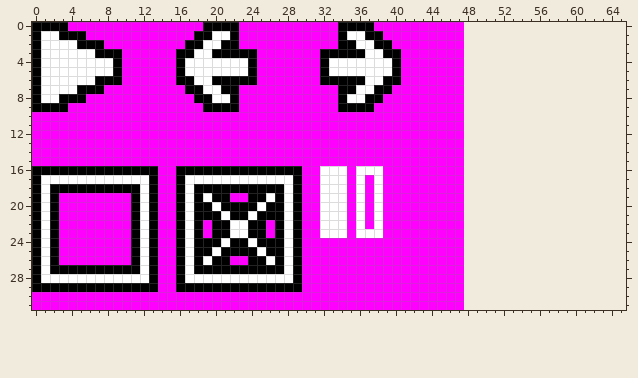
File history of a sprite sheet, graphics/menu/menu_elements.png. The picture above is the old version.
The file is 48x32 pixels. The old version is drawn lined up with the new one, on the new canvas.
And afterwards:
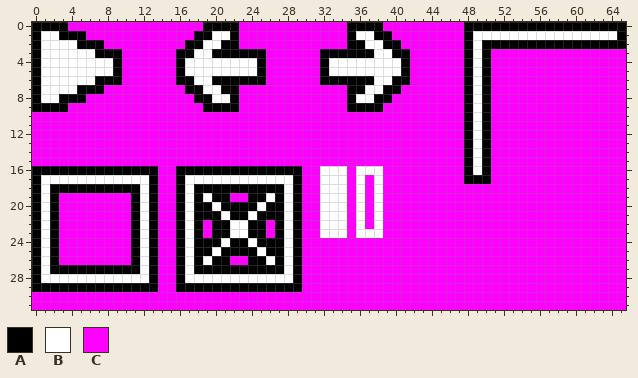
Palette (. is transparent): A #000000  B #ffffff  C #ff00ff
Edits made:
{"change": "canvas 48x32 -> 66x32"}
{"y":0,"x":34,"old":"A","new":"C"}
{"y":0,"x":38,"old":"C","new":"A"}
{"y":0,"x":48,"old":"..................","new":"AAAAAAAAAAAAAAAAAA"}
{"y":1,"x":34,"old":"AB","new":"CA"}
{"y":1,"x":37,"old":"A","new":"B"}
{"y":1,"x":39,"old":"C","new":"A"}
{"y":1,"x":48,"old":"..................","new":"ABBBBBBBBBBBBBBBBA"}
{"y":2,"x":34,"old":"A","new":"C"}
{"y":2,"x":36,"old":"B","new":"A"}
{"y":2,"x":38,"old":"A","new":"B"}
{"y":2,"x":40,"old":"C","new":"A"}
{"y":2,"x":48,"old":"..................","new":"ABAAAAAAAAAAAAAAAA"}
{"y":3,"x":25,"old":"C","new":"A"}
{"y":3,"x":37,"old":"B","new":"A"}
{"y":3,"x":39,"old":"A","new":"B"}
{"y":3,"x":41,"old":"C","new":"A"}
{"y":3,"x":48,"old":"..................","new":"ABACCCCCCCCCCCCCCC"}
{"y":4,"x":24,"old":"AC","new":"BA"}
{"y":4,"x":40,"old":"AC","new":"BA"}
{"y":4,"x":48,"old":"..................","new":"ABACCCCCCCCCCCCCCC"}
{"y":5,"x":24,"old":"AC","new":"BA"}
{"y":5,"x":40,"old":"AC","new":"BA"}
{"y":5,"x":48,"old":"..................","new":"ABACCCCCCCCCCCCCCC"}
{"y":6,"x":25,"old":"C","new":"A"}
{"y":6,"x":37,"old":"B","new":"A"}
{"y":6,"x":39,"old":"A","new":"B"}
{"y":6,"x":41,"old":"C","new":"A"}
{"y":6,"x":48,"old":"..................","new":"ABACCCCCCCCCCCCCCC"}
{"y":7,"x":34,"old":"A","new":"C"}
{"y":7,"x":36,"old":"B","new":"A"}
{"y":7,"x":38,"old":"A","new":"B"}
{"y":7,"x":40,"old":"C","new":"A"}
{"y":7,"x":48,"old":"..................","new":"ABACCCCCCCCCCCCCCC"}
{"y":8,"x":34,"old":"AB","new":"CA"}
{"y":8,"x":37,"old":"A","new":"B"}
{"y":8,"x":39,"old":"C","new":"A"}
{"y":8,"x":48,"old":"..................","new":"ABACCCCCCCCCCCCCCC"}
{"y":9,"x":34,"old":"A","new":"C"}
{"y":9,"x":38,"old":"C","new":"A"}
{"y":9,"x":48,"old":"..................","new":"ABACCCCCCCCCCCCCCC"}
{"y":10,"x":48,"old":"..................","new":"ABACCCCCCCCCCCCCCC"}
{"y":11,"x":48,"old":"..................","new":"ABACCCCCCCCCCCCCCC"}
{"y":12,"x":48,"old":"..................","new":"ABACCCCCCCCCCCCCCC"}
{"y":13,"x":48,"old":"..................","new":"ABACCCCCCCCCCCCCCC"}
{"y":14,"x":48,"old":"..................","new":"ABACCCCCCCCCCCCCCC"}
{"y":15,"x":48,"old":"..................","new":"ABACCCCCCCCCCCCCCC"}
{"y":16,"x":48,"old":"..................","new":"ABACCCCCCCCCCCCCCC"}
{"y":17,"x":48,"old":"..................","new":"AAACCCCCCCCCCCCCCC"}
{"y":18,"x":48,"old":"..................","new":"CCCCCCCCCCCCCCCCCC"}
{"y":19,"x":48,"old":"..................","new":"CCCCCCCCCCCCCCCCCC"}
{"y":20,"x":48,"old":"..................","new":"CCCCCCCCCCCCCCCCCC"}
{"y":21,"x":48,"old":"..................","new":"CCCCCCCCCCCCCCCCCC"}
{"y":22,"x":48,"old":"..................","new":"CCCCCCCCCCCCCCCCCC"}
{"y":23,"x":48,"old":"..................","new":"CCCCCCCCCCCCCCCCCC"}
{"y":24,"x":48,"old":"..................","new":"CCCCCCCCCCCCCCCCCC"}
{"y":25,"x":48,"old":"..................","new":"CCCCCCCCCCCCCCCCCC"}
{"y":26,"x":48,"old":"..................","new":"CCCCCCCCCCCCCCCCCC"}
{"y":27,"x":48,"old":"..................","new":"CCCCCCCCCCCCCCCCCC"}
{"y":28,"x":48,"old":"..................","new":"CCCCCCCCCCCCCCCCCC"}
{"y":29,"x":48,"old":"..................","new":"CCCCCCCCCCCCCCCCCC"}
{"y":30,"x":48,"old":"..................","new":"CCCCCCCCCCCCCCCCCC"}
{"y":31,"x":48,"old":"..................","new":"CCCCCCCCCCCCCCCCCC"}
